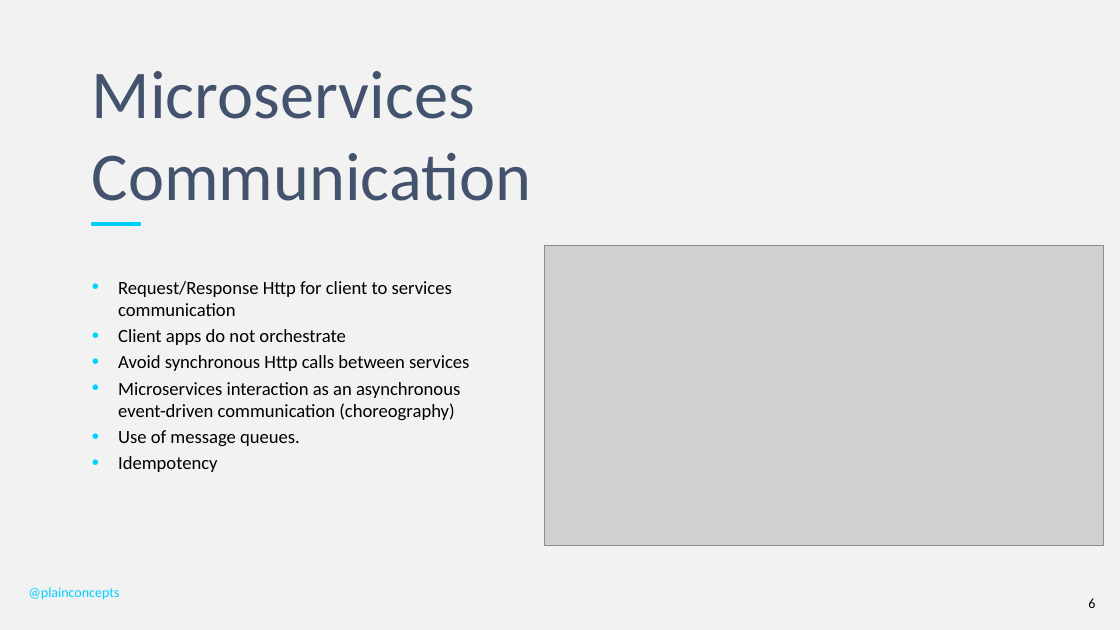
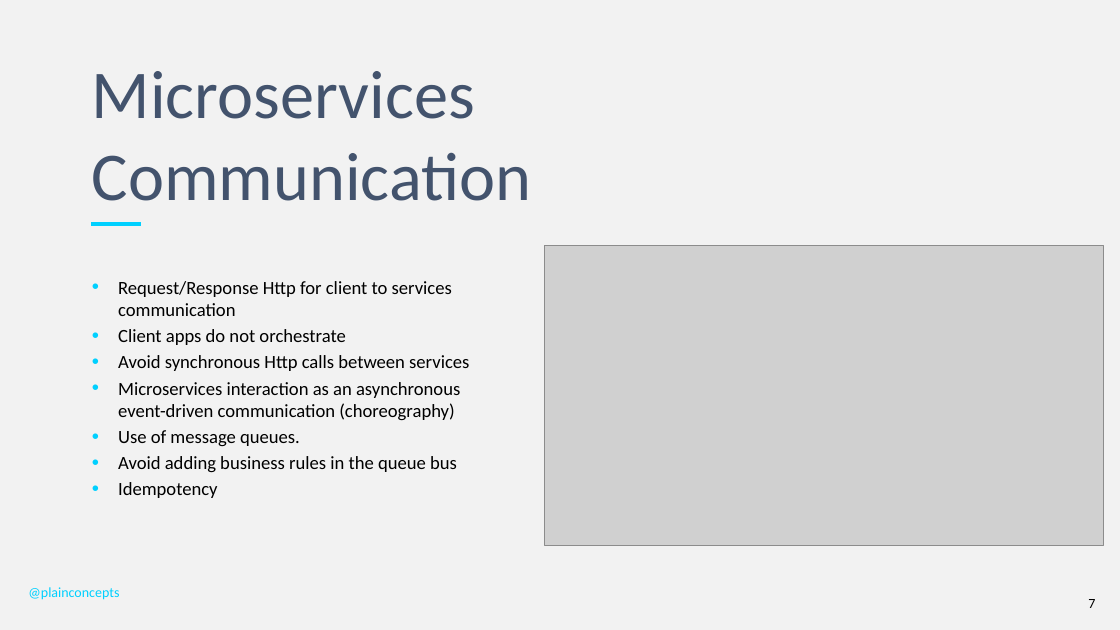
Before and after one commit to PlainConcepts/NetCore-Docker-Workshop, a slide deck: slide 7 of Docu/BestPractices&Antipatterns.pptx (slide 6 before the commit). Drawn at 1120x630 pixels with LibreOffice and Linux fonts; fonts in the diff are those of the drawing; grey boxes stand for pictures; background and template pictures are left out. Boxes give left, top, right and bottom in pixels: in the first picture for what was removed or moved away, otherwise in the second. Text is boxed around its words. In the diff, an @@ line names an element or a change of style, - is before the commit and + after.

```diff
--- a/Docu/BestPractices&Antipatterns.pptx
+++ b/Docu/BestPractices&Antipatterns.pptx
@@ text at [118, 456, 457, 473]: paragraph added @@
+• Avoid adding business rules in the queue bus
@@ page number at [1088, 599, 1095, 608]: text changed @@
-6
+7
```
Also in this commit, not shown: 1 other slide changed, 2 slides added.
